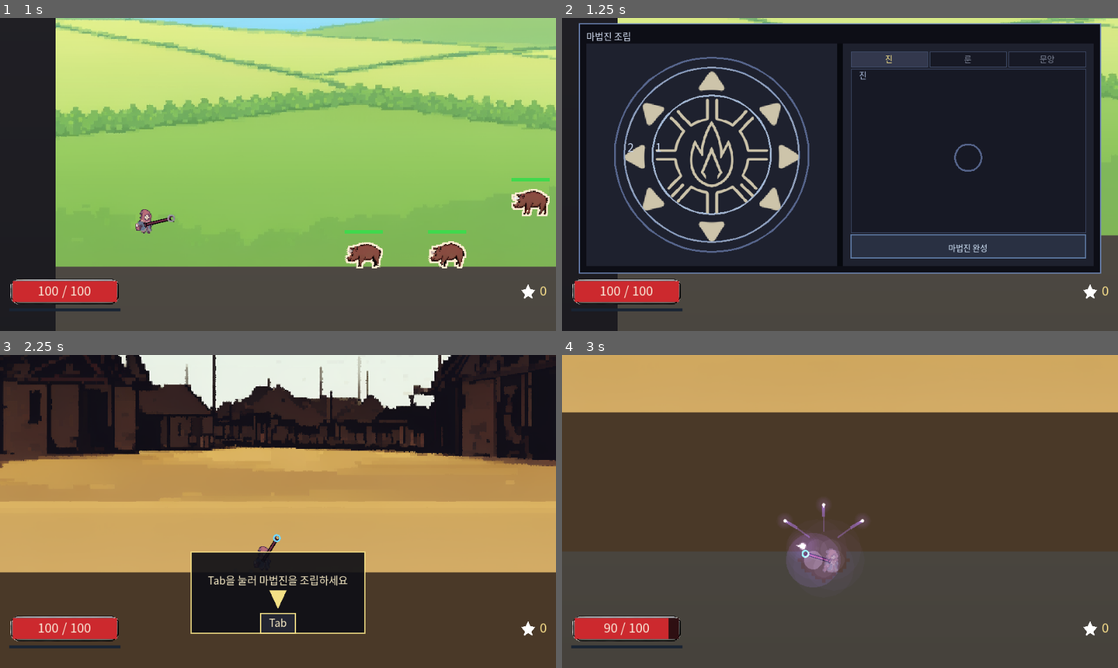
Above: before the commit, frames 1-4 (two rows, left to right).
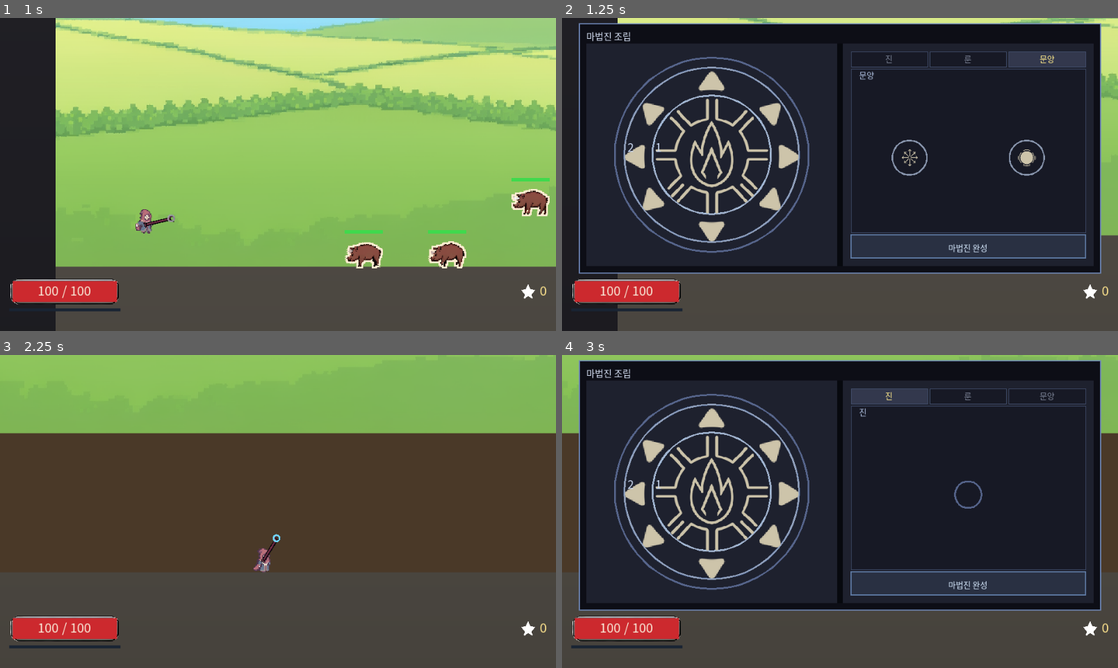
Above: after the commit, the same moments.

Repository: djgnfj-svg/tockbon
Game: Godot game, scene res://tools/submission/shot.tscn
The game is run twice, just before and just after one commit, with the same random seed, the same clock (stepped at 60 frames per second) and the same inputs. This scene is started directly instead of the project's main scene.
Inputs (mouse positions are in pixels of both pictures, inside the frame that each line leads up to):
- Up to frame 1 (1 s): tap Enter at 0.5 s; move the mouse to (400, 158) at 0.52 s; hold D (move_right) from 0.53 s (still down); tap K at 0.6 s; click (400, 158) at 0.67 s; tap Space (jump) at 0.77 s; tap T at 0.8 s
- Up to frame 2 (1.25 s): keep holding D (move_right)
- Up to frame 3 (2.25 s): release D (move_right) at 1.25 s; drag from (278, 486) to (250, 574) at 1.27 s; move the mouse to (333, 442) at 2.02 s; hold D (move_right) from 2.03 s (still down); hold V (open_pick, bound only after the commit) from 2.03 s (still down)
- Up to frame 4 (3 s): tap T at 2.3 s; release D (move_right) at 2.75 s; release V (open_pick, bound only after the commit) at 2.75 s; drag from (812, 574) to (673, 464) at 2.77 s

Frame 1 is identical in both runs. In frame 2, 1.8% of the frame differs, in the area x 52-95%, y 10-51%; in frame 3, 73%; in frame 4, 79%, in the area x 0-100%, y 0-91%.
Error before the commit: Invalid access to property or key 'bg_near' on a base object of type 'Dictionary'. (res://tools/submission/shot.gd:159)

Commit message:
세 장 뽑기는 P가 아니라 V다
사용자 결정. 늑대 소환이 이미 V를 쓰고 있어 K로 비켰다 — 같은 글자를 플레이어 키와
개발자 키가 나눠 쓰면 F3를 켠 채 뽑기를 열려다 늑대가 튀어나온다.

고친 곳은 인풋맵 · 화면 키 캡 · F3 안내 두 줄 · plan.md 조작표 · 제출 안내판 · 넷 둘.
안내 문구의 P는 net_render 가 잡았다 — 안내가 말하는 키가 실제로 묶여 있는지 재고 있다.

8,484 검사 · 0 실패 · 38 그물 · 24.3s

Co-Authored-By: Claude Opus 5 (1M context) <noreply@anthropic.com>
Claude-Session: https://claude.ai/code/session_017xkQ512gLvNG4bnZt7whw9

Diff:
--- a/project.godot
+++ b/project.godot
@@ -66,7 +66,7 @@
 }
 open_pick={
 "deadzone": 0.2,
-"events": [Object(InputEventKey,"resource_local_to_scene":fa …(141 unchanged characters)… ":false,"keycode":0,"physical_keycode":80,"key_label":0,"unicode":0,"location":0,"echo":false,"script":null)
+"events": [Object(InputEventKey,"resource_local_to_scene":fa …(141 unchanged characters)… ":false,"keycode":0,"physical_keycode":86,"key_label":0,"unicode":0,"location":0,"echo":false,"script":null)
 ]
 }
 toggle_fullscreen={
--- a/src/stage/stage.gd
+++ b/src/stage/stage.gd
@@ -1846,8 +1846,8 @@
 		# **이 두 줄은 F3를 켠 사람만 본다** — 개발자 모드 안내다(`stage_input._debug_on`).
 		#  **없는 키를 적으면 그대로 거짓말이 된다**: 「F 물 · K 물비」가 그 키들이 사라진 뒤에도
 		#  하루 남아 있었고, 배포된 화면을 열어보고서야 잡혔다. 키를 지우는 편집은 이 줄을 같이 고친다.
-		"A/D 이동 · Space 점프 · 좌클릭 발사 · F 상호작용 · Tab 조립창 · P 세 장 뽑기 · R 리셋",
-		"M/N/B/C/V 몬스터 · T 숲 · G 불  (마우스 자리에) · L 보상 · F3 이 창 · -/= 줌",
+		"A/D 이동 · Space 점프 · 좌클릭 발사 · F 상호작용 · Tab 조립창 · V 세 장 뽑기 · R 리셋",
+		"M/N/B/C/K 몬스터 · T 숲 · G 불  (마우스 자리에) · L 보상 · F3 이 창 · -/= 줌",
 	])
 
 
--- a/src/stage/stage_input.gd
+++ b/src/stage/stage_input.gd
@@ -95,10 +95,12 @@
 	KEY_M: MonsterDefs.KIND_PIG, KEY_N: MonsterDefs.KIND_HEN,
 	# **B/C, not R** — R is already `reset_requested`. `stage1-bosses.md` stage A.
 	KEY_B: MonsterDefs.KIND_BULL, KEY_C: MonsterDefs.KIND_ROOSTER,
-	# **V, because the obvious letter is movement.** The wolf now has map placement too
+	# **K — V went to the player.** The level-up pick moved off P onto V (user's call, the day of
+	#  submission), and a developer key sharing a letter with a player key is one F3 press away from
+	#  spawning a wolf while the player means to open their pick. The wolf now has map placement too
 	#  (`monster-placement-stage1.md`) — this key stays only as the debug door every
 	#  other kind already has (`monsters-minimum`'s own reason for M/N), not the wolf's sole way on screen.
-	KEY_V: MonsterDefs.KIND_WOLF,
+	KEY_K: MonsterDefs.KIND_WOLF,
 }
 
 
--- a/src/view/fx_tuning.gd
+++ b/src/view/fx_tuning.gd
@@ -2530,7 +2530,7 @@
 ## does; only the sentence and the key cap's text (`LEVELUP_ONBOARD_KEY_TEXT`, via `onboard_view.key_text`)
 ## differ from the assembly walkthrough's own pair.
 const LEVELUP_ONBOARD_TEXT := "P를 눌러 문양을 고르세요"
-const LEVELUP_ONBOARD_KEY_TEXT := "P"
+const LEVELUP_ONBOARD_KEY_TEXT := "V"
 
 ## The "Tab" key cap — a small rounded-looking chip with the key name inside. **Grown with the box** —
 ## 44x26 read as an afterthought at arm's length; this is the size a HUD label elsewhere in this file
--- a/src/view/onboard_view.gd
+++ b/src/view/onboard_view.gd
@@ -36,7 +36,7 @@
 
 ## **Which key the cap and the arrow point at.** Defaults to `Fx.ONBOARD_KEY_TEXT` ("Tab") — the assembly
 ## walkthrough's own key. **A field, not a second draw path** — the level-up walkthrough
-## (`stage._tick_onboard()`) points the same box at `Fx.LEVELUP_ONBOARD_KEY_TEXT` ("P") instead; a copy of
+## (`stage._tick_onboard()`) points the same box at `Fx.LEVELUP_ONBOARD_KEY_TEXT` ("V") instead; a copy of
 ## `_draw_onboard_key` for that beat would drift from this one's panel/font/edge the day either is retuned.
 var key_text := Fx.ONBOARD_KEY_TEXT
 
--- a/tests/nets/net_onboard.gd
+++ b/tests/nets/net_onboard.gd
@@ -394,7 +394,7 @@
 	root.call("_physics_process", 1.0 / 60.0)
 	t.ok(onboard_view.visible, "픽이 하나 쌓이면 안내가 뜬다")
 	t.eq(String(onboard_view.get("message")), Fx.LEVELUP_ONBOARD_TEXT, "P를 누르라는 문구다")
-	t.eq(String(onboard_view.get("key_text")), Fx.LEVELUP_ONBOARD_KEY_TEXT, "키 캡이 P를 가리킨다")
+	t.eq(String(onboard_view.get("key_text")), Fx.LEVELUP_ONBOARD_KEY_TEXT, "키 캡이 V를 가리킨다")
 
 	# -- P actually opens it: the hint disappears and is marked seen in the same call --
 	root.call("_toggle_pick")
--- a/tools/submission/shot.gd
+++ b/tools/submission/shot.gd
@@ -23,6 +23,7 @@
 const Tuning := preload("res://src/sim/sim_tuning.gd")
 const Glyph := preload("res://src/sim/glyph_defs.gd")
 const SpellCircle := preload("res://src/actor/spell_circle.gd")
+const Palette := preload("res://src/view/palette_layout.gd")
 
 const OUT := "res://docs/submission/img/"
 
@@ -45,11 +46,19 @@
 ## Frames to wait after firing before the shutter opens. **Different per order, and that is
 ## the point** — `확산 → 폭발` has to fly, split into eight, and let those eight land, so its
 ## moment is later than `폭발 → 확산`, whose big detonation is at first contact.
-## Tuned by eye against the saved frames; there is no way to derive it.
+## Tuned by eye against a sweep (`SWEEP` below), 30/45/60/75/90; there is no way to derive it.
+##
+## **Waiting for the eight to detonate does not give a picture** — measured. Each fragment flies its own
+##  arc and lands at its own time, so by frame 90 the two that have gone off are at opposite edges of the
+##  frame with the rest still in the air, and one of them has hit the character (90/100 on the gauge).
+##  The moment that shows the order is the **fan itself**, at 45.
 const IMPACT_FRAMES := {
-	"spread-blast": 86,
-	"blast-spread": 22,
+	"spread-blast": 45,
+	"blast-spread": 30,
 }
+
+## Temporary sweep: non-empty means every listed frame is saved instead of the tuned one. Empty in commits.
+const SWEEP: Array[int] = []
 
 const STAND_PX := Vector2i(200 * Tuning.CELL_PX, FLOOR_CY * Tuning.CELL_PX - 32)
 ## Aimed into the floor ahead of the character. The crater is the picture.
@@ -86,6 +95,11 @@
 		Glyph.pack([Glyph.SPREAD_C, Glyph.BLAST_C]))
 	await _wait(4)
 	_stage._toggle_assembly()
+	# **Opened on 문양, not on the 진 tab it resets to.** The overview figure's caption calls the right pane
+	#  "the palette you pick 진·룬·문양 from", and the 진 tab holds a single ring on an otherwise empty page —
+	#  the picture said "there is nothing to choose". This is the same state a click on that tab reaches
+	#  (`_click_palette` writes `_open_tab`); nothing here is drawn that play cannot reach.
+	_stage._circle_window._open_tab = Palette.KINDS.find(Palette.KIND_GLYPH)
 	await _wait(30)
 	await _save("circle-window")
 	_stage._toggle_assembly()
@@ -98,6 +112,11 @@
 func _shoot_pair(loadout: int, name: String) -> void:
 	await _build_arena()
 	_stage._set_loadout(loadout)
+	# **Seated again after the preset, not only in `_build_arena`.** The arena is entered through the town,
+	#  and the town's own settling steps land during the 25 frames that follow the first seating — the two
+	#  order figures came back with the **none** rune (a nail, not a flame) while `rune_at(0)` read fire in a
+	#  headless probe of the same calls. Seating last is what the picture actually shows.
+	_seat_fire()
 	await _wait(4)
 
 	_stage._toggle_assembly()
@@ -112,8 +131,16 @@
 	#  eight detonations spread across the floor, or one big one. So one shot, and the frame is
 	#  taken while it is going off.
 	_stage._fire_at(AIM_PX)
-	await _wait(IMPACT_FRAMES[name])
-	await _save("part-fx-" + name)
+	if SWEEP.is_empty():
+		await _wait(IMPACT_FRAMES[name])
+		await _save("part-fx-" + name)
+		return
+	# Temporary: one firing, many shutters, so `IMPACT_FRAMES` can be picked by eye instead of guessed.
+	var at := 0
+	for f: int in SWEEP:
+		await _wait(f - at)
+		at = f
+		await _save("sweep-%s-%d" % [name, f])
 
 
 ## The town's row carries no monster table, so entering it is how the arena gets a world with
@@ -155,8 +182,11 @@
 	_stage._town_view.visible = false
 	# **The room is the town's; the sky should not be.** The figure sits beside the overview's
 	#  farm screenshot, and the town's dusk ruins behind it read as a different game.
-	var stage1: Dictionary = StageDefs.row(StageDefs.STAGE_1)
-	_stage._sky.set_backdrop(stage1["bg_far"], stage1["bg_near"])
+	# **One layer, one argument.** The near layer was deleted along with its constant, and this call kept
+	#  passing two — the error was raised inside `_wait`'s await, so the run carried on and both order
+	#  figures shipped with the **town's** dusk sky behind them. `--headless` would not have shown it either;
+	#  the engine's exit code did, at 255, after the pictures were already on disk.
+	_stage._sky.set_backdrop(StageDefs.row(StageDefs.STAGE_1)["bg_far"])
 	_seat_fire()
 	_stage._char.place(STAND_PX.x, STAND_PX.y)
 	# **The onboarding hint is derived from the step every frame, so hiding the node does
Binary file changed: docs/submission/img/circle-window.png
Binary file changed: docs/submission/img/order-blast-spread.png
Binary file changed: docs/submission/img/order-spread-blast.png
Binary file changed: docs/submission/img/part-circle-blast-spread.png
Binary file changed: docs/submission/img/part-circle-spread-blast.png
Binary file changed: docs/submission/img/part-fx-blast-spread.png
Binary file changed: docs/submission/img/part-fx-spread-blast.png
Binary file changed: docs/submission/img/world.png
Not shown, added: tools/submission/_probe_circle.gd.uid
Not shown, changed: docs/submission/README.md
Not shown, changed: docs/submission/ai-tech.md
Not shown, changed: docs/submission/plan.md
(and 1 more such lines)
